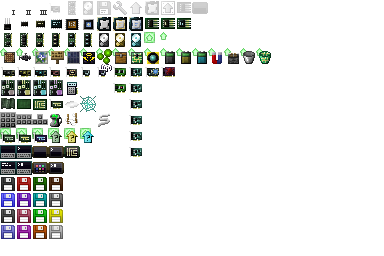
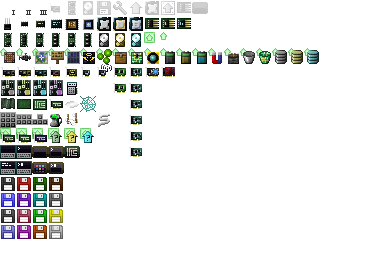
Comparing the layer stacks of the two 384x256 images. Changes:
painted on "items" (2nd of 2, in "items") over [272, 48, 319, 64]
